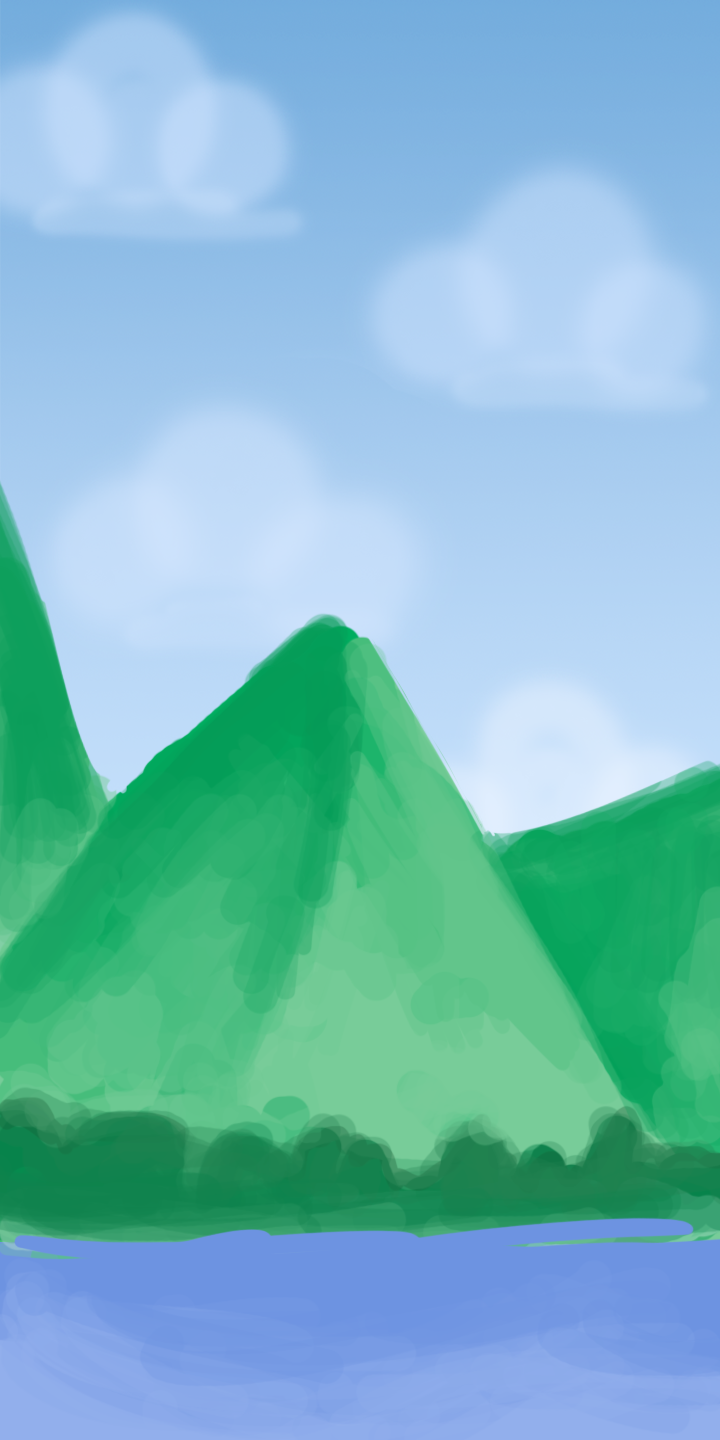
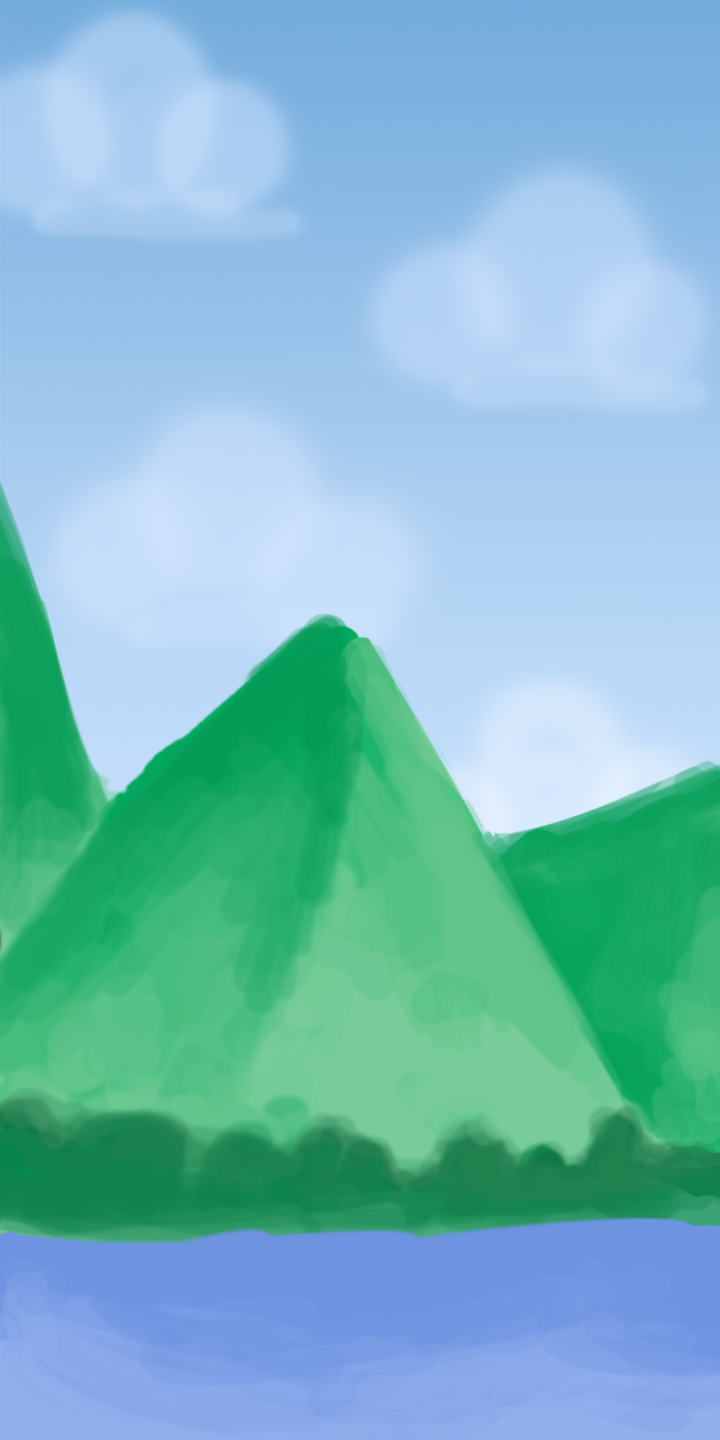
The second (720, 1440) image is a revision of the first. Changes to its layers:
painted on "레이어 1" over [0, 634, 720, 1260]
painted on "레이어 2" over [0, 1135, 720, 1375]
